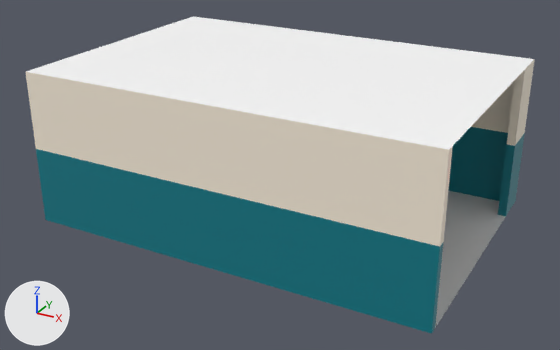
An edit to the FBX model virtualhospital/models/ARQ-36.fbx, drawn before and after from the same camera.
Rendered twice from a 50 mm lens placed at (5.62, -12.15, 6.47), pointed at (-0.58, -0.88, 0.83). Lighting does not change. The marker at lower left points along +X, +Y and +Z. Where no turn or scale is listed for an object, it has been applied to the vertices.

The first picture shows 'Pared', 'Piso', 'Techo'.
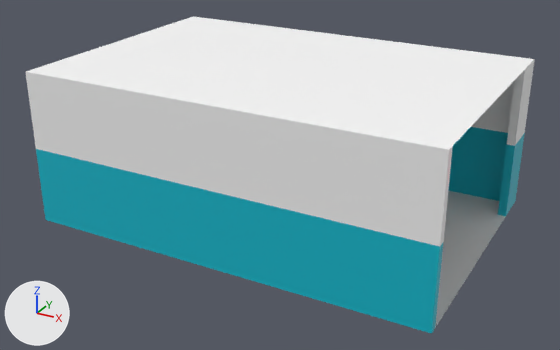
Patch to the scene script:
```diff
--- a/virtualhospital/models/ARQ-36.fbx.py
+++ b/virtualhospital/models/ARQ-36.fbx.py
@@ mat_matparedbot @@
 mat_matparedbot = principled_material('matparedbot')
-mat_matparedbot.base_color = (0.0, 0.2, 0.25)  # cyan #007c89
+mat_matparedbot.base_color = (0.0, 0.468, 0.589)  # cyan #00b6ca
```

Where the change shows, as pixel boxes [x1, y1, x2, y2] in the pictures (560 x 350 px):
'Pared', recoloured
    both: [26, 62, 534, 334]
